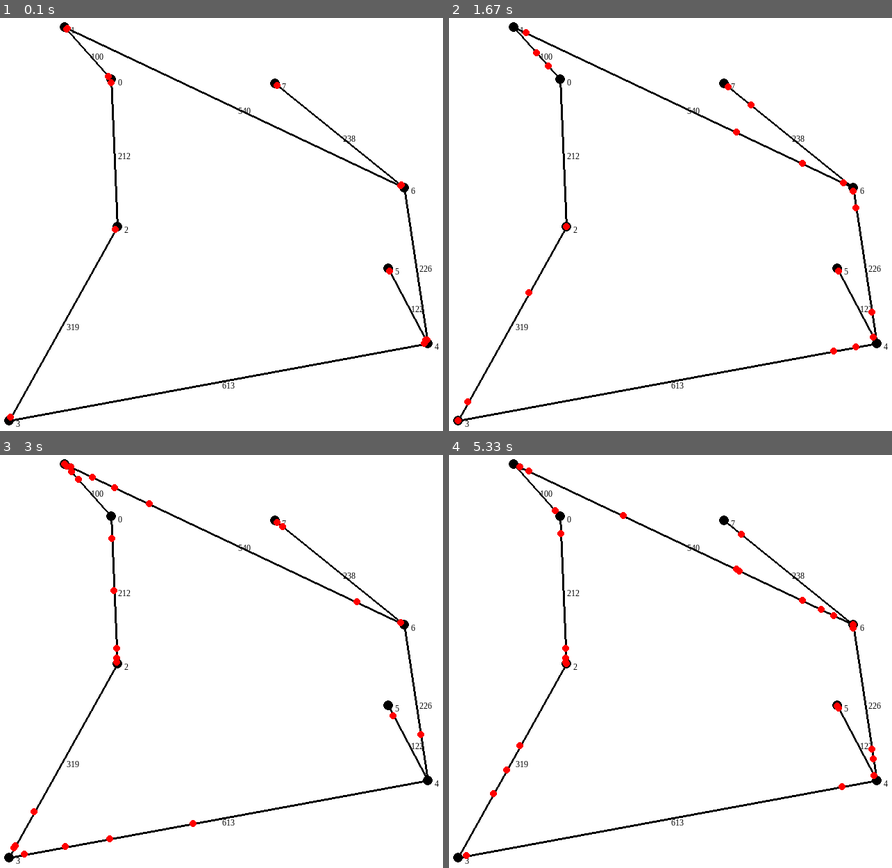
Above: before the commit, frames 1-4 (two rows, left to right).
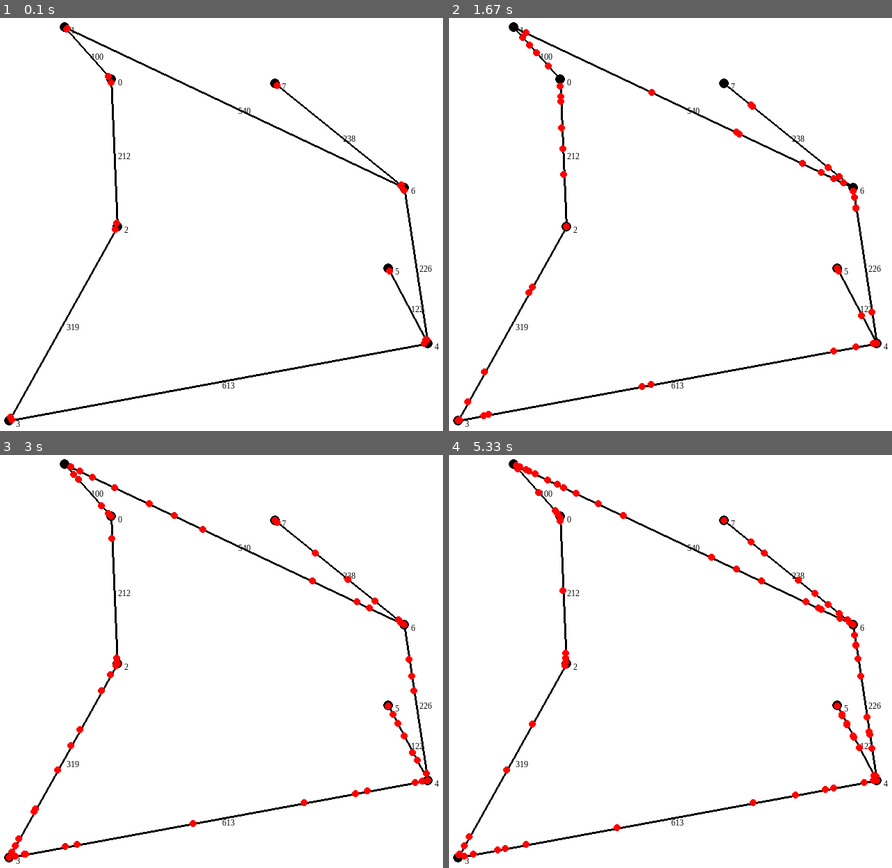
Above: after the commit, the same moments.

Repository: Ickaser/car-graph-viz
Game: pygame game, started from main_pygame.py
Same seed, same stepped clock (60 frames per second), same inputs: the game is played once before the commit and once after it.
Inputs:
- Up to frame 1 (0.1 s): no input
- Up to frame 2 (1.67 s): no input
- Up to frame 3 (3 s): no input
- Up to frame 4 (5.33 s): no input

The runs differ from the first frame. In frame 1, less than 0.1% of the frame differs, in the area x 1-93%, y 40-99%; in frame 2, 0.5%; in frame 3, 0.9%; in frame 4, 1.3%, in the area x 1-98%, y 1-98%.

Commit message:
Update main_pygame.py

Diff:
--- a/main_pygame.py
+++ b/main_pygame.py
@@ -27,7 +27,7 @@
 
     #create a car: random style
     # TODO create multiple cars, organized goals
-    carsNum = 30
+    carsNum = 100
     stepsNum = 1
     carList = [cars.Car(graph) for i in range(carsNum)]
 
